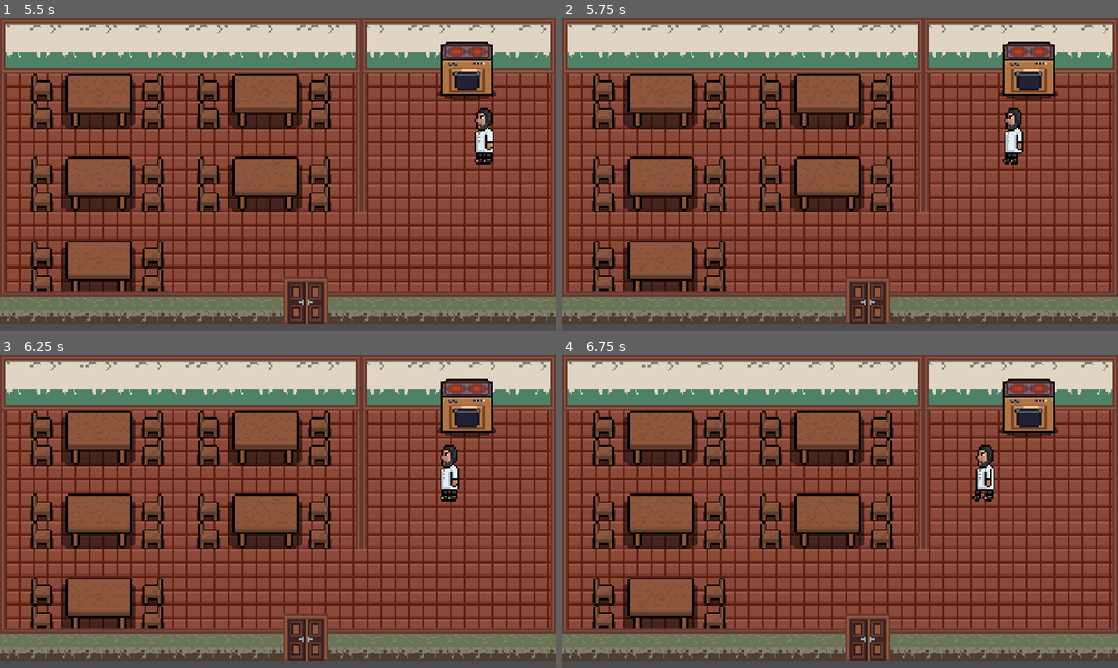
Above: before the commit, frames 1-4 (two rows, left to right).
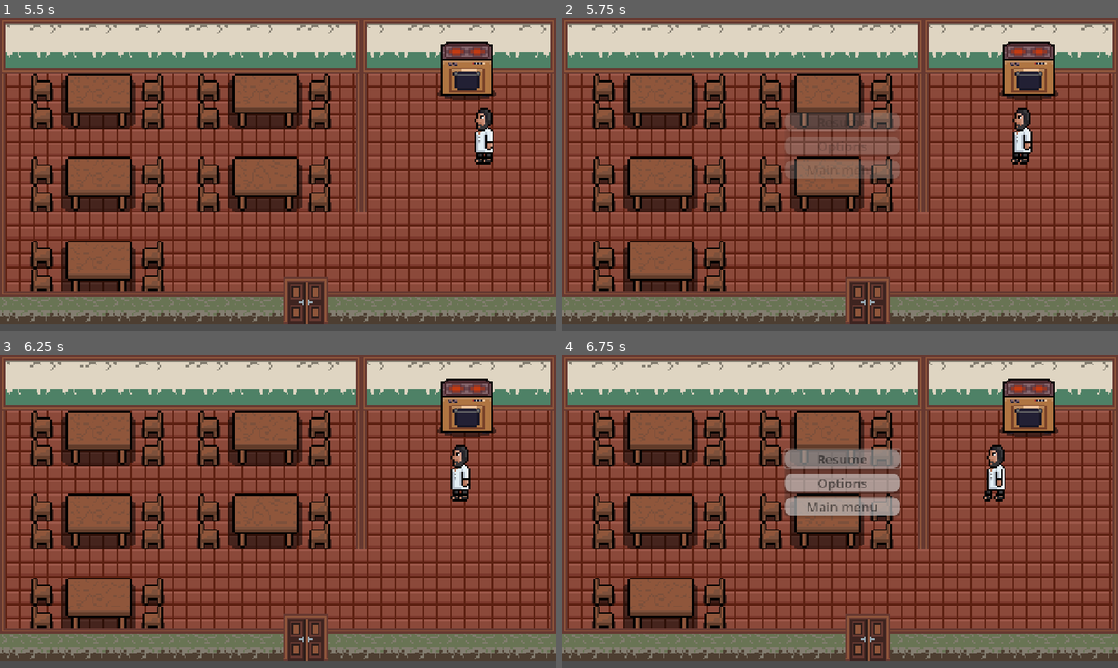
Above: after the commit, the same moments.

Repository: Shafayat1777/project-restaurant
Game: Godot game, scene res://scenes/main_menu.tscn
Same seed, same stepped clock (60 frames per second), same inputs: the game is played once before the commit and once after it.
Inputs (mouse positions are in pixels of both pictures, inside the frame that each line leads up to):
- Up to frame 1 (5.5 s): click "Options" at 0.5 s; click "Start Game" at 1.25 s; tap Enter at 2 s; hold D (right) 2.03-2.78 s; hold E (interact) 2.03-2.78 s; hold S (down) 2.78-3.53 s; tap E (interact) at 2.85, 4.35 s; hold D (right) 3.53-4.28 s; hold E (interact) 3.53-4.28 s; hold W (up) 4.28-5.03 s; hold Left (left) from 5.03 s (still down); hold E (interact) from 5.03 s (still down)
- Up to frame 2 (5.75 s): keep holding Left (left); keep holding E (interact); tap Escape (escape, bound only after the commit) at 5.65 s
- Up to frame 3 (6.25 s): release Left (left) at 5.75 s; release E (interact) at 5.75 s; click (278, 458) at 5.75 s, where only the run after the commit has a clickable "Resume"
- Up to frame 4 (6.75 s): tap Space at 6.5 s; hold Left (left) from 6.53 s (still down); tap E (interact) at 6.6 s

Frame 1 is identical in both runs. In frame 2, 3.8% of the frame differs, in the area x 40-85%, y 28-52%; in frame 3, 0.8%; in frame 4, 5.1%, in the area x 39-80%, y 28-52%.

Commit message:
Added Pause menu

Diff:
--- a/project.godot
+++ b/project.godot
@@ -54,6 +54,11 @@
 , Object(InputEventMouseButton,"resource_local_to_scene":false,"resource_name":"","device":-1,"window_id":0,"alt_presse …(249 unchanged characters)…
 ]
 }
+escape={
+"deadzone": 0.2,
+"events": [Object(InputEventKey,"resource_local_to_scene":false,"resource_name":"","device":-1,"window_id":0,"alt_pressed":false,"shift_pressed":false,"ctrl_pressed":false,"meta_pressed":false,"pressed":false,"keycode":0,"physical_keycode":4194305,"key_label":0,"unicode":0,"location":0,"echo":false,"script":null)
+]
+}
 
 [layer_names]
 
--- a/scenes/main.tscn
+++ b/scenes/main.tscn
@@ -2,6 +2,7 @@
 
 [ext_resource type="PackedScene" uid="uid://doem75lw2iadt" path="res://scenes/levels/base_level.tscn" id="1_0wfyh"]
 [ext_resource type="PackedScene" uid="uid://b3mwigxnguc6v" path="res://scenes/player.tscn" id="1_o5qli"]
+[ext_resource type="PackedScene" uid="uid://8h21s3kxnyad" path="res://scenes/pause_menu.tscn" id="3_sugp2"]
 
 [node name="Main" type="Node2D" unique_id=1886765210]
 
@@ -10,3 +11,7 @@
 [node name="Player" parent="." unique_id=1842544526 instance=ExtResource("1_o5qli")]
 position = Vector2(1032, 272)
 scale = Vector2(4, 4)
+
+[node name="CanvasLayer" type="CanvasLayer" parent="." unique_id=1304018152]
+
+[node name="PauseMenu" parent="CanvasLayer" unique_id=1599621867 instance=ExtResource("3_sugp2")]
--- a/scenes/main_menu.tscn
+++ b/scenes/main_menu.tscn
@@ -1,6 +1,6 @@
 [gd_scene format=3 uid="uid://bewbghxqpuiwp"]
 
-[ext_resource type="Script" uid="uid://bjnhkf33u5gso" path="res://scenes/main_menu.gd" id="1_l6cm7"]
+[ext_resource type="Script" uid="uid://bjnhkf33u5gso" path="res://scripts/main_menu.gd" id="1_l6cm7"]
 [ext_resource type="Texture2D" uid="uid://ctus6naecrh6a" path="res://assets/images/menu/mle3RY.png" id="2_bqqt6"]
 [ext_resource type="FontFile" uid="uid://eak54d6715pc" path="res://assets/fonts/GrapeSoda.ttf" id="3_wu84c"]
 
--- /dev/null
+++ b/scenes/pause_menu.tscn
@@ -0,0 +1,220 @@
+[gd_scene format=3 uid="uid://8h21s3kxnyad"]
+
+[ext_resource type="Shader" uid="uid://bruwbm5bgvndh" path="res://shaders/pause_menu.gdshader" id="1_hdmo1"]
+[ext_resource type="Script" uid="uid://btpouhrlp2335" path="res://scripts/pause_menu.gd" id="1_myx47"]
+
+[sub_resource type="ShaderMaterial" id="ShaderMaterial_0u4sf"]
+shader = ExtResource("1_hdmo1")
+shader_parameter/lod = 0.0
+
+[sub_resource type="StyleBoxFlat" id="StyleBoxFlat_wyi4u"]
+bg_color = Color(1, 1, 1, 1)
+corner_radius_top_left = 16
+corner_radius_top_right = 16
+corner_radius_bottom_right = 16
+corner_radius_bottom_left = 16
+shadow_color = Color(0, 0, 0, 0.2627451)
+shadow_size = 5
+shadow_offset = Vector2(0, 3)
+
+[sub_resource type="StyleBoxFlat" id="StyleBoxFlat_hdmo1"]
+bg_color = Color(0.7708395, 0.77083945, 0.77083945, 1)
+corner_radius_top_left = 16
+corner_radius_top_right = 16
+corner_radius_bottom_right = 16
+corner_radius_bottom_left = 16
+shadow_color = Color(0, 0, 0, 0.2627451)
+shadow_size = 5
+shadow_offset = Vector2(0, 3)
+
+[sub_resource type="StyleBoxFlat" id="StyleBoxFlat_nwcfo"]
+bg_color = Color(0.8346143, 0.8346143, 0.8346143, 1)
+corner_radius_top_left = 16
+corner_radius_top_right = 16
+corner_radius_bottom_right = 16
+corner_radius_bottom_left = 16
+shadow_color = Color(0, 0, 0, 0.2627451)
+shadow_size = 5
+shadow_offset = Vector2(0, 3)
+
+[sub_resource type="StyleBoxFlat" id="StyleBoxFlat_05uyy"]
+bg_color = Color(0.7708395, 0.77083945, 0.77083945, 1)
+corner_radius_top_left = 16
+corner_radius_top_right = 16
+corner_radius_bottom_right = 16
+corner_radius_bottom_left = 16
+shadow_color = Color(0, 0, 0, 0.2627451)
+shadow_size = 5
+shadow_offset = Vector2(0, 3)
+
+[sub_resource type="StyleBoxFlat" id="StyleBoxFlat_p81d2"]
+bg_color = Color(0.8346143, 0.8346143, 0.8346143, 1)
+corner_radius_top_left = 16
+corner_radius_top_right = 16
+corner_radius_bottom_right = 16
+corner_radius_bottom_left = 16
+shadow_color = Color(0, 0, 0, 0.2627451)
+shadow_size = 5
+shadow_offset = Vector2(0, 3)
+
+[sub_resource type="StyleBoxFlat" id="StyleBoxFlat_2nc7s"]
+bg_color = Color(0.7708395, 0.77083945, 0.77083945, 1)
+corner_radius_top_left = 16
+corner_radius_top_right = 16
+corner_radius_bottom_right = 16
+corner_radius_bottom_left = 16
+shadow_color = Color(0, 0, 0, 0.2627451)
+shadow_size = 5
+shadow_offset = Vector2(0, 3)
+
+[sub_resource type="StyleBoxFlat" id="StyleBoxFlat_d3xb4"]
+bg_color = Color(0.8346143, 0.8346143, 0.8346143, 1)
+corner_radius_top_left = 16
+corner_radius_top_right = 16
+corner_radius_bottom_right = 16
+corner_radius_bottom_left = 16
+shadow_color = Color(0, 0, 0, 0.2627451)
+shadow_size = 5
+shadow_offset = Vector2(0, 3)
+
+[sub_resource type="Animation" id="Animation_05uyy"]
+length = 0.001
+tracks/0/type = "value"
+tracks/0/imported = false
+tracks/0/enabled = true
+tracks/0/path = NodePath("ColorRect:material:shader_parameter/lod")
+tracks/0/interp = 1
+tracks/0/loop_wrap = true
+tracks/0/keys = {
+"times": PackedFloat32Array(0),
+"transitions": PackedFloat32Array(1),
+"update": 0,
+"values": [0.0]
+}
+tracks/1/type = "value"
+tracks/1/imported = false
+tracks/1/enabled = true
+tracks/1/path = NodePath("PanelContainer:modulate")
+tracks/1/interp = 1
+tracks/1/loop_wrap = true
+tracks/1/keys = {
+"times": PackedFloat32Array(0),
+"transitions": PackedFloat32Array(1),
+"update": 0,
+"values": [Color(1, 1, 1, 0)]
+}
+
+[sub_resource type="Animation" id="Animation_p81d2"]
+resource_name = "blur"
+length = 0.3
+tracks/0/type = "value"
+tracks/0/imported = false
+tracks/0/enabled = true
+tracks/0/path = NodePath("ColorRect:material:shader_parameter/lod")
+tracks/0/interp = 1
+tracks/0/loop_wrap = true
+tracks/0/keys = {
+"times": PackedFloat32Array(0, 0.3),
+"transitions": PackedFloat32Array(1, 1),
+"update": 0,
+"values": [0.0, 0.800000038]
+}
+tracks/1/type = "value"
+tracks/1/imported = false
+tracks/1/enabled = true
+tracks/1/path = NodePath("PanelContainer:modulate")
+tracks/1/interp = 1
+tracks/1/loop_wrap = true
+tracks/1/keys = {
+"times": PackedFloat32Array(0, 0.3),
+"transitions": PackedFloat32Array(1, 1),
+"update": 0,
+"values": [Color(1, 1, 1, 0), Color(1, 1, 1, 1)]
+}
+
+[sub_resource type="AnimationLibrary" id="AnimationLibrary_2nc7s"]
+_data = {
+&"RESET": SubResource("Animation_05uyy"),
+&"blur": SubResource("Animation_p81d2")
+}
+
+[node name="PauseMenu" type="Control" unique_id=1599621867]
+process_mode = 3
+layout_mode = 3
+anchors_preset = 0
+offset_right = 326.0
+script = ExtResource("1_myx47")
+
+[node name="ColorRect" type="ColorRect" parent="." unique_id=859474625]
+material = SubResource("ShaderMaterial_0u4sf")
+layout_mode = 1
+anchors_preset = 15
+anchor_right = 1.0
+anchor_bottom = 1.0
+grow_horizontal = 2
+grow_vertical = 2
+
+[node name="PanelContainer" type="PanelContainer" parent="." unique_id=250270051]
+modulate = Color(1, 1, 1, 0)
+layout_mode = 1
+anchors_preset = 8
+anchor_left = 0.5
+anchor_top = 0.5
+anchor_right = 0.5
+anchor_bottom = 0.5
+offset_left = 350.0
+offset_top = 218.0
+offset_right = 615.0
+offset_bottom = 370.0
+grow_horizontal = 2
+grow_vertical = 2
+
+[node name="VBoxContainer" type="VBoxContainer" parent="PanelContainer" unique_id=1631626271]
+layout_mode = 2
+theme_override_constants/separation = 13
+
+[node name="Resume" type="Button" parent="PanelContainer/VBoxContainer" unique_id=1441278836]
+layout_mode = 2
+size_flags_vertical = 3
+theme_override_colors/font_color = Color(0, 0, 0, 1)
+theme_override_colors/font_focus_color = Color(0, 0, 0, 1)
+theme_override_colors/font_pressed_color = Color(0, 0, 0, 1)
+theme_override_colors/font_hover_color = Color(0, 0, 0, 1)
+theme_override_font_sizes/font_size = 30
+theme_override_styles/normal = SubResource("StyleBoxFlat_wyi4u")
+theme_override_styles/pressed = SubResource("StyleBoxFlat_hdmo1")
+theme_override_styles/hover = SubResource("StyleBoxFlat_nwcfo")
+text = "Resume"
+
+[node name="Options" type="Button" parent="PanelContainer/VBoxContainer" unique_id=382176969]
+layout_mode = 2
+size_flags_vertical = 3
+theme_override_colors/font_color = Color(0, 0, 0, 1)
+theme_override_colors/font_focus_color = Color(0, 0, 0, 1)
+theme_override_colors/font_pressed_color = Color(0, 0, 0, 1)
+theme_override_colors/font_hover_color = Color(0, 0, 0, 1)
+theme_override_font_sizes/font_size = 30
+theme_override_styles/normal = SubResource("StyleBoxFlat_wyi4u")
+theme_override_styles/pressed = SubResource("StyleBoxFlat_05uyy")
+theme_override_styles/hover = SubResource("StyleBoxFlat_p81d2")
+text = "Options"
+
+[node name="Exit to main menu" type="Button" parent="PanelContainer/VBoxContainer" unique_id=785052144]
+layout_mode = 2
+size_flags_vertical = 3
+theme_override_colors/font_color = Color(0, 0, 0, 1)
+theme_override_colors/font_focus_color = Color(0, 0, 0, 1)
+theme_override_colors/font_pressed_color = Color(0, 0, 0, 1)
+theme_override_colors/font_hover_color = Color(0, 0, 0, 1)
+theme_override_font_sizes/font_size = 30
+theme_override_styles/normal = SubResource("StyleBoxFlat_wyi4u")
+theme_override_styles/pressed = SubResource("StyleBoxFlat_2nc7s")
+theme_override_styles/hover = SubResource("StyleBoxFlat_d3xb4")
+text = "Main menu"
+
+[node name="AnimationPlayer" type="AnimationPlayer" parent="." unique_id=1830022363]
+libraries/ = SubResource("AnimationLibrary_2nc7s")
+
+[connection signal="pressed" from="PanelContainer/VBoxContainer/Resume" to="." method="_on_resume_pressed"]
+[connection signal="pressed" from="PanelContainer/VBoxContainer/Options" to="." method="_on_options_pressed"]
+[connection signal="pressed" from="PanelContainer/VBoxContainer/Exit to main menu" to="." method="_on_exit_to_main_menu_pressed"]
--- /dev/null
+++ b/scripts/pause_menu.gd
@@ -0,0 +1,34 @@
+extends Control
+
+func _ready():
+	$AnimationPlayer.play("RESET")
+
+func resume():
+	get_tree().paused = false
+	$AnimationPlayer.play_backwards("blur")
+
+func pause():
+	get_tree().paused = true
+	$AnimationPlayer.play("blur")
+
+func testEsc():
+	if Input.is_action_just_pressed("escape") and get_tree().paused == false:
+		pause()
+	elif Input.is_action_just_pressed("escape") and get_tree().paused == true:
+		resume()
+
+
+func _on_resume_pressed() -> void:
+	resume()
+
+
+func _on_options_pressed() -> void:
+	print("Options")
+
+
+func _on_exit_to_main_menu_pressed() -> void:
+	resume()
+	get_tree().change_scene_to_file("res://scenes/main_menu.tscn")
+
+func _process(delta):
+	testEsc()
--- /dev/null
+++ b/shaders/pause_menu.gdshader
@@ -0,0 +1,10 @@
+shader_type canvas_item;
+uniform sampler2D SCREEN_TEXTURE: hint_screen_texture, filter_linear_mipmap;
+
+uniform float lod: hint_range(0.0, 5) = 0.0;
+
+void fragment() {
+	vec4 color = texture(SCREEN_TEXTURE, SCREEN_UV, lod);
+	COLOR = color;
+
+}
Renamed: scenes/main_menu.gd -> scripts/main_menu.gd
Renamed: scenes/main_menu.gd.uid -> scripts/main_menu.gd.uid
Not shown, added: scripts/pause_menu.gd.uid
Not shown, added: shaders/pause_menu.gdshader.uid
